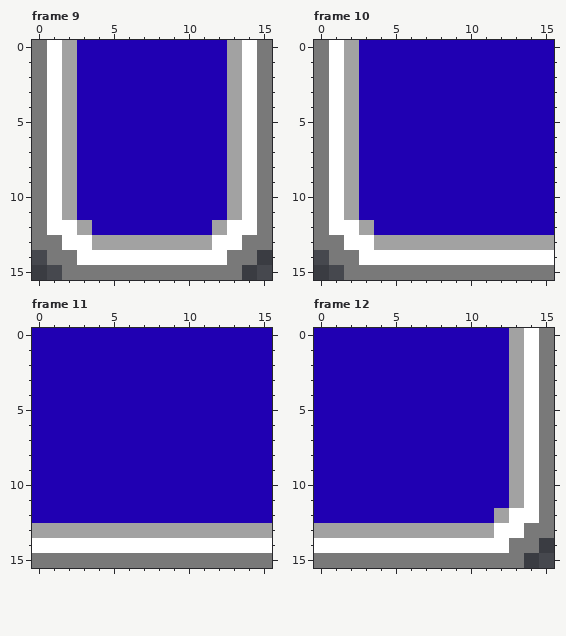
Two versions of one pixel-art file, Assets/raw/aseprite/menu.aseprite. The picture above was drawn from the file before the commit.
16x16 pixels, 16 frames. Shown: frame 9, frame 10, frame 11, frame 12. The commit also changed other frames, which this record leaves out.
New version:
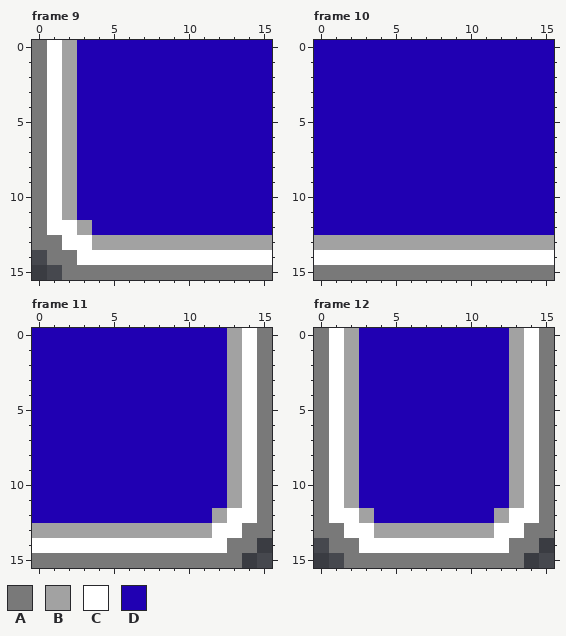
Palette (. is transparent): A #797979  B #a2a2a2  C #ffffff  D #2000b2
What changed:
--- frame 9
@@ x 10..15 @@
- 0 DDDBCA
- 1 DDDBCA
- 2 DDDBCA
- 3 DDDBCA
- 4 DDDBCA
- 5 DDDBCA
- 6 DDDBCA
- 7 DDDBCA
- 8 DDDBCA
- 9 DDDBCA
-10 DDDBCA
-11 DDDBCA
-12 DDBCCA
-13 BBCCAA
-14 CCCAA.
-15 AAAA..
+ 0 DDDDDD
+ 1 DDDDDD
+ 2 DDDDDD
+ 3 DDDDDD
+ 4 DDDDDD
+ 5 DDDDDD
+ 6 DDDDDD
+ 7 DDDDDD
+ 8 DDDDDD
+ 9 DDDDDD
+10 DDDDDD
+11 DDDDDD
+12 DDDDDD
+13 BBBBBB
+14 CCCCCC
+15 AAAAAA
--- frame 10
@@ x 0..5 @@
- 0 ACBDDD
- 1 ACBDDD
- 2 ACBDDD
- 3 ACBDDD
- 4 ACBDDD
- 5 ACBDDD
- 6 ACBDDD
- 7 ACBDDD
- 8 ACBDDD
- 9 ACBDDD
-10 ACBDDD
-11 ACBDDD
-12 ACCBDD
-13 AACCBB
-14 .AACCC
-15 ..AAAA
+ 0 DDDDDD
+ 1 DDDDDD
+ 2 DDDDDD
+ 3 DDDDDD
+ 4 DDDDDD
+ 5 DDDDDD
+ 6 DDDDDD
+ 7 DDDDDD
+ 8 DDDDDD
+ 9 DDDDDD
+10 DDDDDD
+11 DDDDDD
+12 DDDDDD
+13 BBBBBB
+14 CCCCCC
+15 AAAAAA
--- frame 11
@@ x 10..15 @@
- 0 DDDDDD
- 1 DDDDDD
- 2 DDDDDD
- 3 DDDDDD
- 4 DDDDDD
- 5 DDDDDD
- 6 DDDDDD
- 7 DDDDDD
- 8 DDDDDD
- 9 DDDDDD
-10 DDDDDD
-11 DDDDDD
-12 DDDDDD
-13 BBBBBB
-14 CCCCCC
-15 AAAAAA
+ 0 DDDBCA
+ 1 DDDBCA
+ 2 DDDBCA
+ 3 DDDBCA
+ 4 DDDBCA
+ 5 DDDBCA
+ 6 DDDBCA
+ 7 DDDBCA
+ 8 DDDBCA
+ 9 DDDBCA
+10 DDDBCA
+11 DDDBCA
+12 DDBCCA
+13 BBCCAA
+14 CCCAA.
+15 AAAA..
--- frame 12
@@ x 0..5 @@
- 0 DDDDDD
- 1 DDDDDD
- 2 DDDDDD
- 3 DDDDDD
- 4 DDDDDD
- 5 DDDDDD
- 6 DDDDDD
- 7 DDDDDD
- 8 DDDDDD
- 9 DDDDDD
-10 DDDDDD
-11 DDDDDD
-12 DDDDDD
-13 BBBBBB
-14 CCCCCC
-15 AAAAAA
+ 0 ACBDDD
+ 1 ACBDDD
+ 2 ACBDDD
+ 3 ACBDDD
+ 4 ACBDDD
+ 5 ACBDDD
+ 6 ACBDDD
+ 7 ACBDDD
+ 8 ACBDDD
+ 9 ACBDDD
+10 ACBDDD
+11 ACBDDD
+12 ACCBDD
+13 AACCBB
+14 .AACCC
+15 ..AAAA
Boxes around the changes in both pictures, in picture pixels (x1, y1, x2, y2):
changed: (212, 40, 272, 280)
changed: (314, 40, 374, 280)
changed: (212, 328, 272, 568)
changed: (314, 328, 374, 568)
